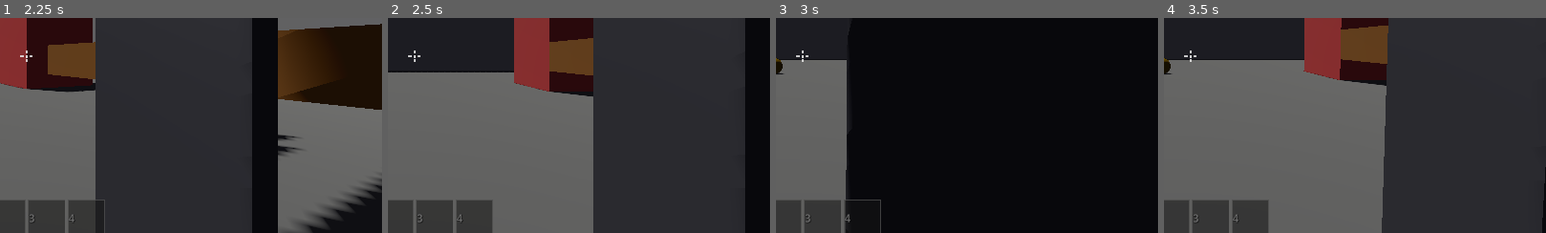
Above: before the commit, frames 1-4 (left to right).
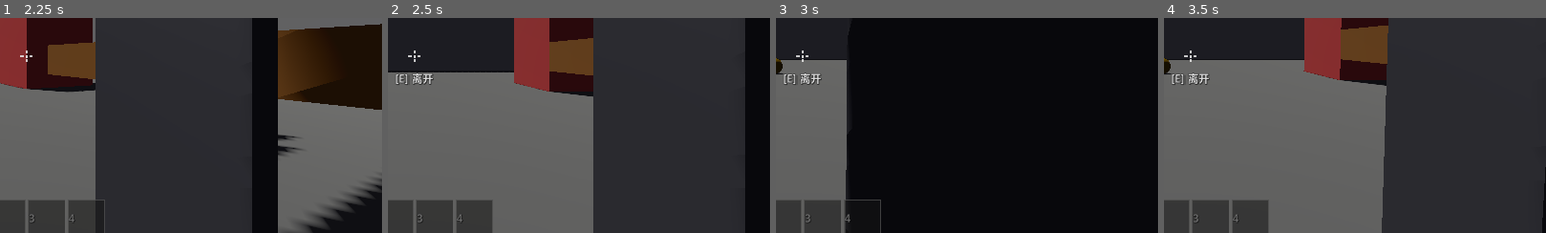
Above: after the commit, the same moments.

Repository: npfe-r/horror_miku
Game: Godot game, scene res://scenes/levels/test_level.tscn
Two runs of this game, one before a commit and one after it. Both use one fixed random seed, a clock stepped at 60 frames per second and the inputs below. The engine's default icon, where the game draws it, is replaced by a stand-in: a white triangle on a blue panel in a dark square.
Inputs (mouse positions are % of the whole screen's width and height, from its top left):
- Up to frame 1 (2.25 s): tap Enter at 0.5 s; move the mouse to (55, 50) at 0.52 s; hold W (move_forward) from 0.53 s (still down); tap E (interact) at 0.6, 1.55, 2.1 s; click (55, 50) at 0.67 s; tap Space (jump) at 0.77, 1.52 s; move the mouse to (45, 50) at 1.27 s; tap C (crouch) at 1.35 s; move the mouse to (52, 48) at 2.02 s
- Up to frame 2 (2.5 s): keep holding W (move_forward)
- Up to frame 3 (3 s): keep holding W (move_forward); move the mouse to (49, 52) at 2.77 s; tap 1 (quick_slot_1) at 2.85 s; click (49, 52) at 2.92 s
- Up to frame 4 (3.5 s): keep holding W (move_forward); tap Space (jump) at 3.02 s; tap E (interact) at 3.05 s
The pictures show only the part of the screen within x 47-97%, y 41-91%; the shares and areas given below are measured in that part.

Frame 1 is identical in both runs. In frame 2, 0.3% of the frame differs, in the area x 2-12%, y 25-32%; in frame 3, 0.3%; in frame 4, 0.3%.

Commit message:
fix(player): 添加隐藏状态时的交互提示
当玩家进入或离开隐藏状态时，通过EventBus发送相应的交互提示信息

Diff:
--- a/scripts/player/player_controller.gd
+++ b/scripts/player/player_controller.gd
@@ -260,6 +260,7 @@
 		velocity = Vector3.ZERO
 		if equipped_model_instance:
 			equipped_model_instance.visible = false
+		EventBus.interaction_prompt_changed.emit("离开")
 	else:
 		current_hiding_spot = null
 		head.rotation = Vector3.ZERO
@@ -268,6 +269,7 @@
 		_hiding_head_pitch = 0.0
 		if equipped_model_instance:
 			equipped_model_instance.visible = true
+		EventBus.interaction_prompt_changed.emit("")
 
 func hide_in_spot(spot: Node) -> void:
 	current_hiding_spot = spot
